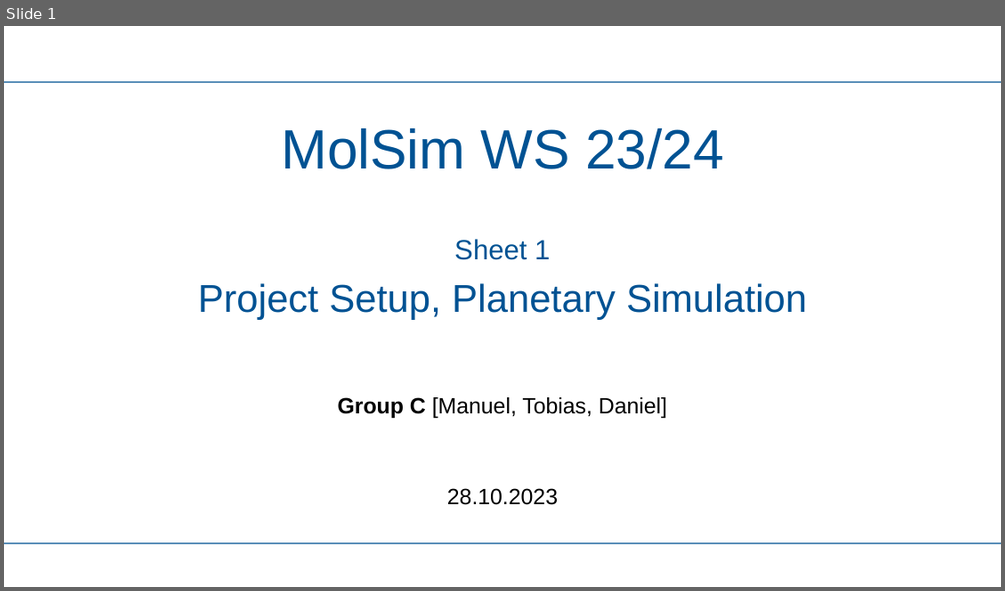
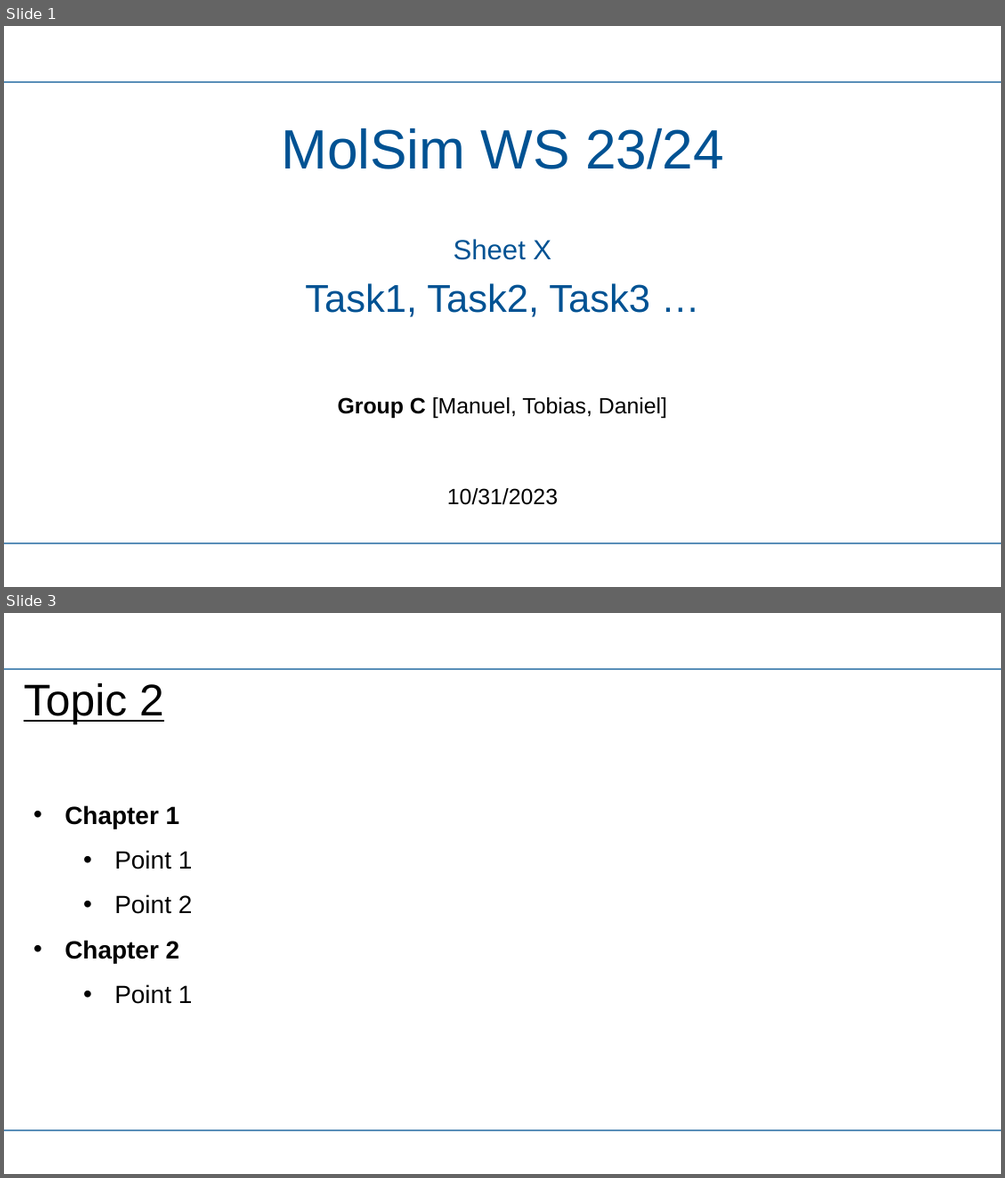
Before and after one commit to TUM-I5/MolSim, a slide deck: presentations/templates/PRESENTATION_TEMPLATE.pptx. Shown one above the other, each under a label of ours: slide 1 before the commit, slides 1 and 3 after it; the slides between them are not shown. The pictures are 1005x591 and 1005x1178 pixels, drawn with LibreOffice and Linux fonts; fonts in the diff are those of the drawing; background and template pictures are left out. Boxes give left, top, right and bottom in pixels: in the first picture for what was removed or moved away, otherwise in the second. Text is boxed around its words. In the diff, an @@ line names an element or a change of style, - is before the commit and + after.

```diff
--- a/presentations/templates/PRESENTATION_TEMPLATE.pptx
+++ b/presentations/templates/PRESENTATION_TEMPLATE.pptx
@@ slide 3 added at [4, 613, 1001, 1174], background #FFFFFF; not listed: 2 template elements that a slide beside it also shows @@
@@ title added at [24, 683, 164, 725], 32 pt, text #000000, underline @@
+Topic 2
@@ text added at [65, 805, 193, 1004], 18 pt, text #000000 @@
+• Chapter 1
+  • Point 1
+  • Point 2
+• Chapter 2
+  • Point 1
@@ slide 1 changed as well @@
@@ text at [453, 239, 551, 260]: text changed @@
-Sheet 1
+Sheet X
@@ text at [305, 283, 650, 317]: text changed @@
-Project Setup, Planetary Simulation
+Task1, Task2, Task3 …
@@ text at [447, 488, 558, 505]: text changed @@
-28.10.2023
+10/31/2023
```
Also in this commit, not shown: 1 other slide changed, 4 other slides added, 3 slides removed, 7 other files.
